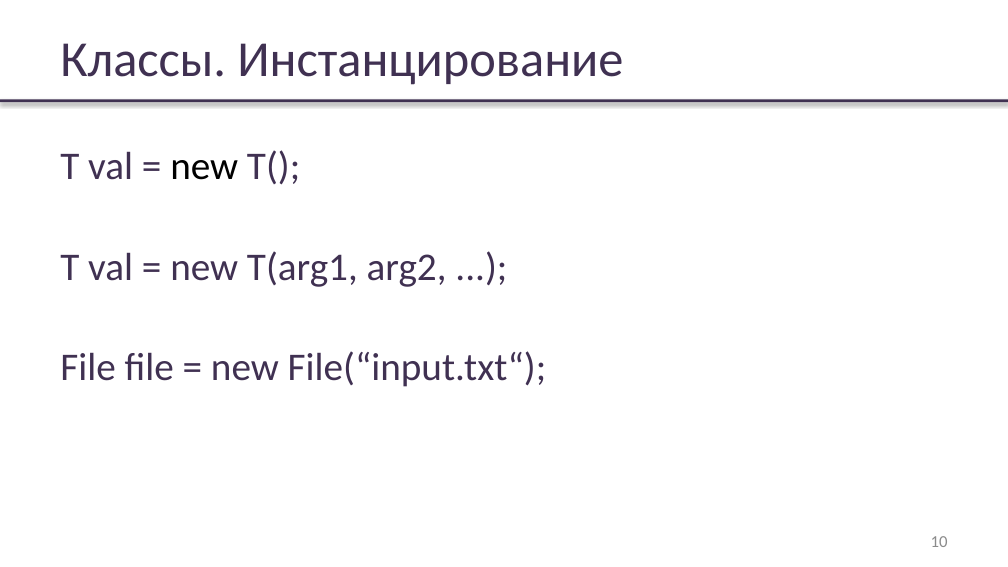
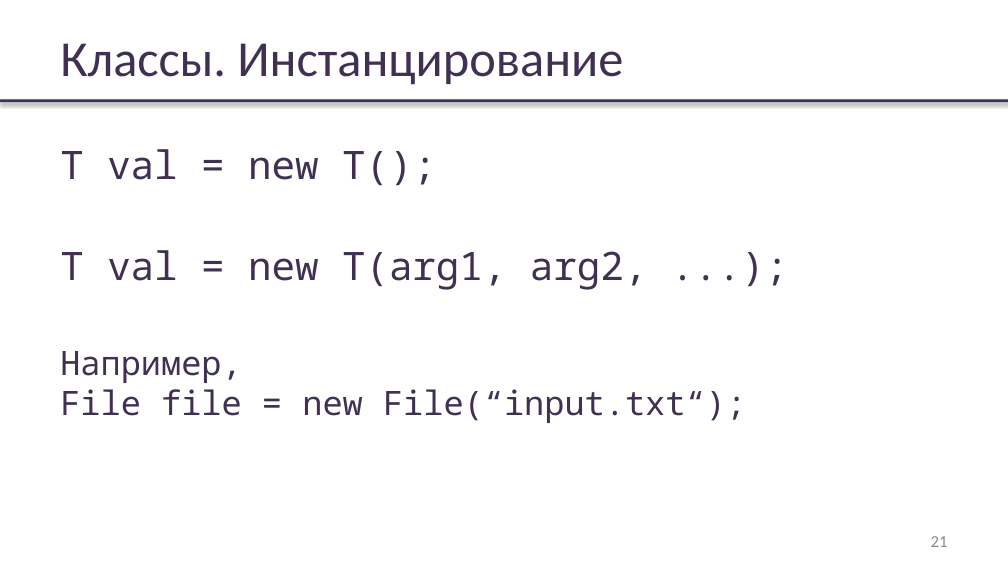
Before and after one commit to rybalkinsd/atom, a slide deck: slide 21 of lecture2/presentation/lecture02.pptx (slide 10 before the commit). Drawn at 1008x567 pixels with LibreOffice and Linux fonts; fonts in the diff are those of the drawing; background and template pictures are left out. Boxes give left, top, right and bottom in pixels: in the first picture for what was removed or moved away, otherwise in the second. Text is boxed around its words. In the diff, an @@ line names an element or a change of style, - is before the commit and + after.

```diff
--- a/lecture2/presentation/lecture02.pptx
+++ b/lecture2/presentation/lecture02.pptx
@@ text at <box>60,149,746,423</box>: font Calibri to Noto Sans Mono in "T val = new T();", "T val = new T(arg1, arg2, ...);", "File file = new File(“input.txt“);"; text colour #000000 to #403152 in "new"; size 28 to 24 pt in "File file = new File(“input.txt“);" @@
@@ text at <box>60,351,242,383</box>: paragraph added @@
+Например,
@@ page number at <box>931,536,948,547</box>: text changed @@
-10
+21
```
Also in this commit, not shown: 9 other slides changed, 24 slides added, 26 slides removed, 3 other files.
